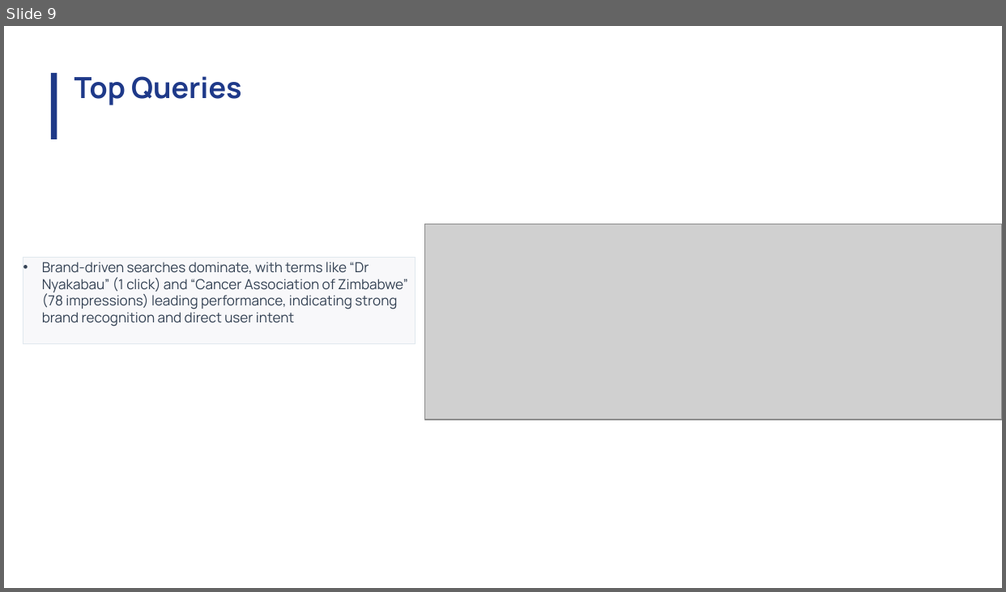
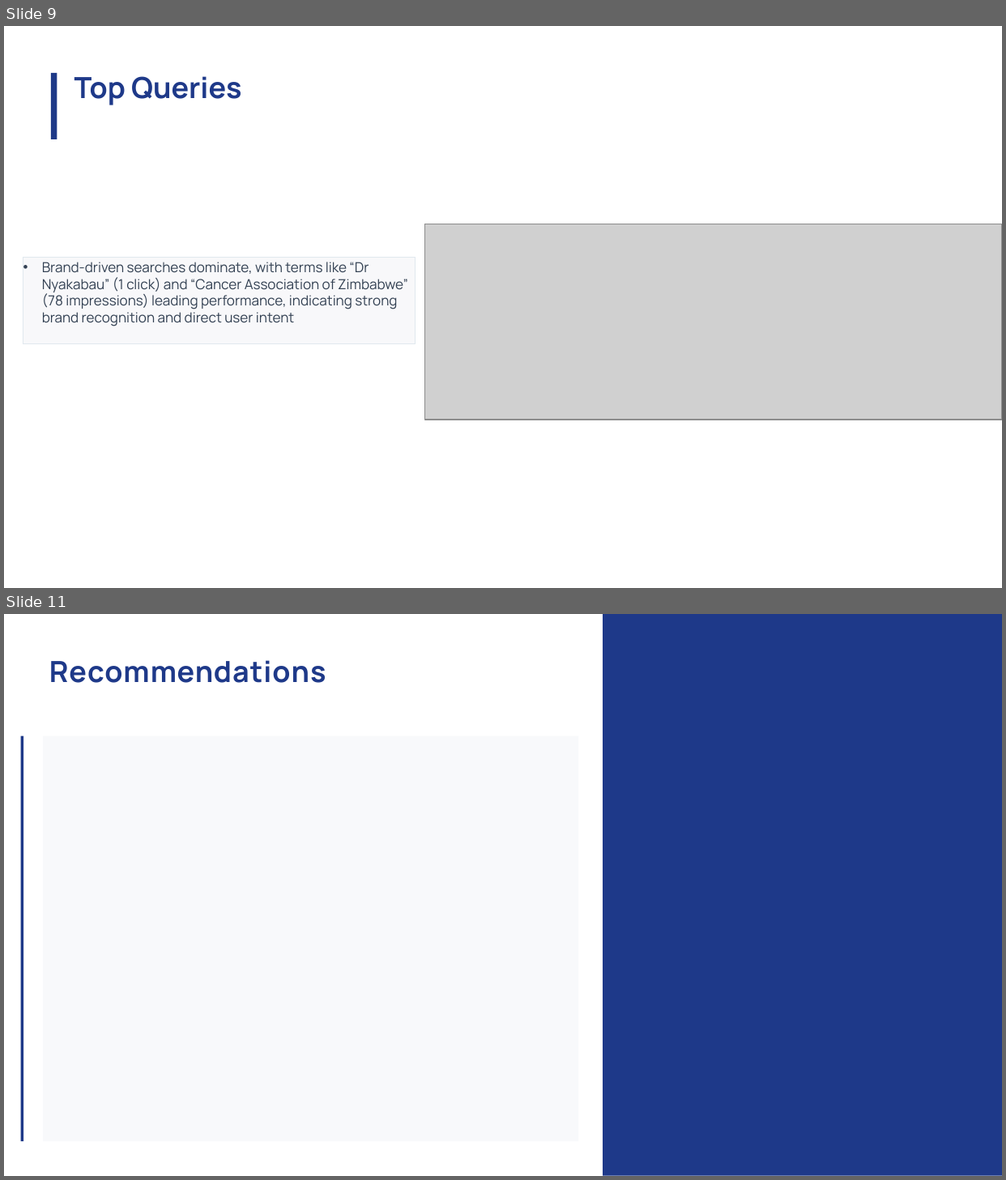
Before and after one commit to Rakinzi/reports, a slide deck: src/reports/report-templates/june-2026/cancer_serve-29-June-2026.pptx. Shown one above the other, each under a label of ours: slide 9 before the commit, slides 9 and 11 after it; the slides between them are not shown. The pictures are 1006x592 and 1006x1180 pixels, drawn with LibreOffice and Linux fonts; fonts in the diff are those of the drawing; grey boxes stand for pictures. Boxes give left, top, right and bottom in pixels: in the first picture for what was removed or moved away, otherwise in the second. Text is boxed around its words. In the diff, an @@ line names an element or a change of style, - is before the commit and + after.

```diff
--- a/src/reports/report-templates/june-2026/cancer_serve-29-June-2026.pptx
+++ b/src/reports/report-templates/june-2026/cancer_serve-29-June-2026.pptx
@@ slide 11 added at <box>4,614,1002,1176</box>, background #FFFFFF @@
@@ freeform shape added at <box>603,614,1002,1176</box>, fill #1E3989 @@
@@ title added at <box>49,660,326,683</box>, 21 pt, text #1E3989, bold @@
+Recommendations
@@ freeform shape added at <box>21,736,24,1140</box>, fill #1E3989 @@
@@ freeform shape added at <box>43,736,579,1140</box>, fill #F8F9FB @@
```
Also in this commit, not shown: 1 other slide added, 20 other files.
